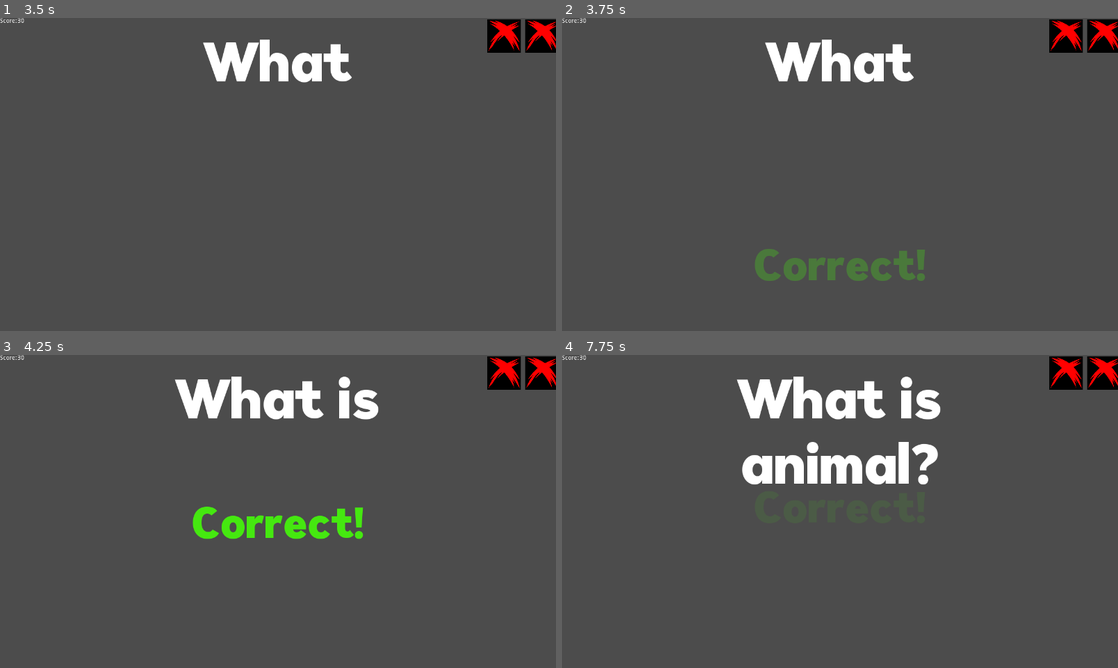
Above: before the commit, frames 1-4 (two rows, left to right).
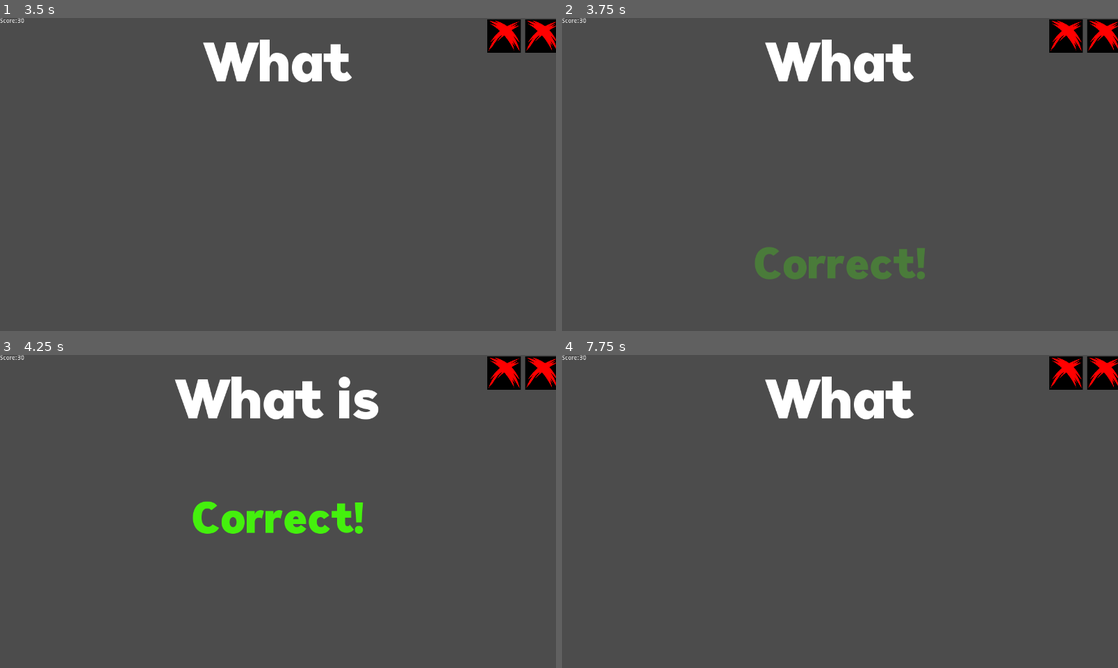
Above: after the commit, the same moments.

Repository: szymon112233/Filmufkapro
Game: Godot game, scene res://Main.tscn
Two runs of this game, one before a commit and one after it. Both use one fixed random seed, a clock stepped at 60 frames per second and the inputs below.
Inputs:
- Up to frame 1 (3.5 s): tap Enter at 0.5 s; hold Right (right_option) 0.53-1.28 s; tap Space at 1.25 s; hold Left (left_option) 1.28-2.03 s; hold Right (right_option) from 2.03 s (still down)
- Up to frame 2 (3.75 s): release Right (right_option) at 3.53 s; hold Left (left_option) from 3.53 s (still down)
- Up to frame 3 (4.25 s): keep holding Left (left_option)
- Up to frame 4 (7.75 s): release Left (left_option) at 5.78 s; hold Right (right_option) from 5.78 s (still down)

Frame 1 is identical in both runs. In frame 2, 0.4% of the frame differs, in the area x 34-66%, y 73-84%; in frame 3, 1.4%; in frame 4, 5.0%, in the area x 31-69%, y 6-42%.

Commit message:
Animations speed up.

Diff:
--- a/Scripts/MainUIManager.gd
+++ b/Scripts/MainUIManager.gd
@@ -67,7 +67,7 @@
 			get_node(PathToOption2).show()
 
 
-func _on_QuizManager_AnwserPut(isCorrect, isLeft):
+func _on_QuizManager_AnwserPut(isCorrect, isLeft, currentSpeedMultiplier):
 	var chosenChoicePath
 	var colorToSet
 
@@ -75,6 +75,8 @@
 		chosenChoicePath = PathToOption1
 	else:
 		chosenChoicePath = PathToOption2
+
+	$CorrectAnimPlayer.playback_speed = currentSpeedMultiplier
 
 	if isCorrect:
 		$CorrectAnimPlayer.play("CorrectAnim")
--- a/Scripts/QuizManager.gd
+++ b/Scripts/QuizManager.gd
@@ -6,9 +6,9 @@
 export(float) var SpeedMultiplier
 export(NodePath) var PathToMainUI
 
-signal NewQuestionShown(questionIndex)
+signal NewQuestionShown(currentSpeedMultiplier)
 signal BeatPlayed(beatIndex)
-signal AnwserPut(isCorrect, isLeft)
+signal AnwserPut(isCorrect, isLeft, currentSpeedMultiplier)
 signal HealthChanged(health)
 signal GameEnd(isSuccess, score)
 
@@ -72,7 +72,7 @@
 
 func Anwser(isCorrect: bool, isLeft: bool):
 	print(isCorrect)
-	emit_signal("AnwserPut", isCorrect, isLeft)
+	emit_signal("AnwserPut", isCorrect, isLeft, currentSpeedMultiplier)
 	if isCorrect:
 		score += 1
 	else:
@@ -85,7 +85,7 @@
 
 	isDuringWrongOrCorrectAnim = true
 	# Hardcoded!
-	yield(get_tree().create_timer(2.0), "timeout")
+	yield(get_tree().create_timer(2.0 / currentSpeedMultiplier), "timeout")
 	isDuringWrongOrCorrectAnim = false
 
 	NextTutorialQuestion()
